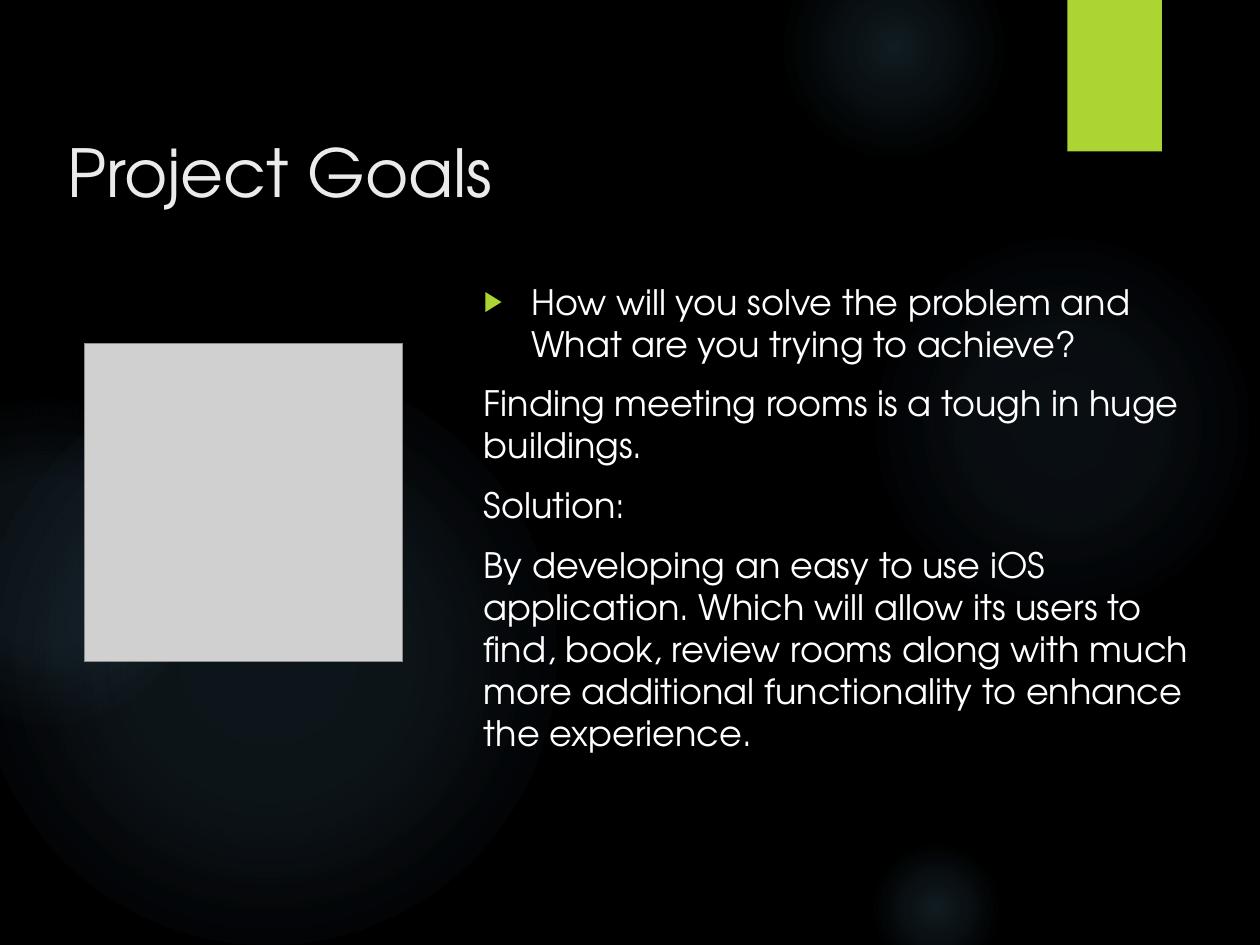
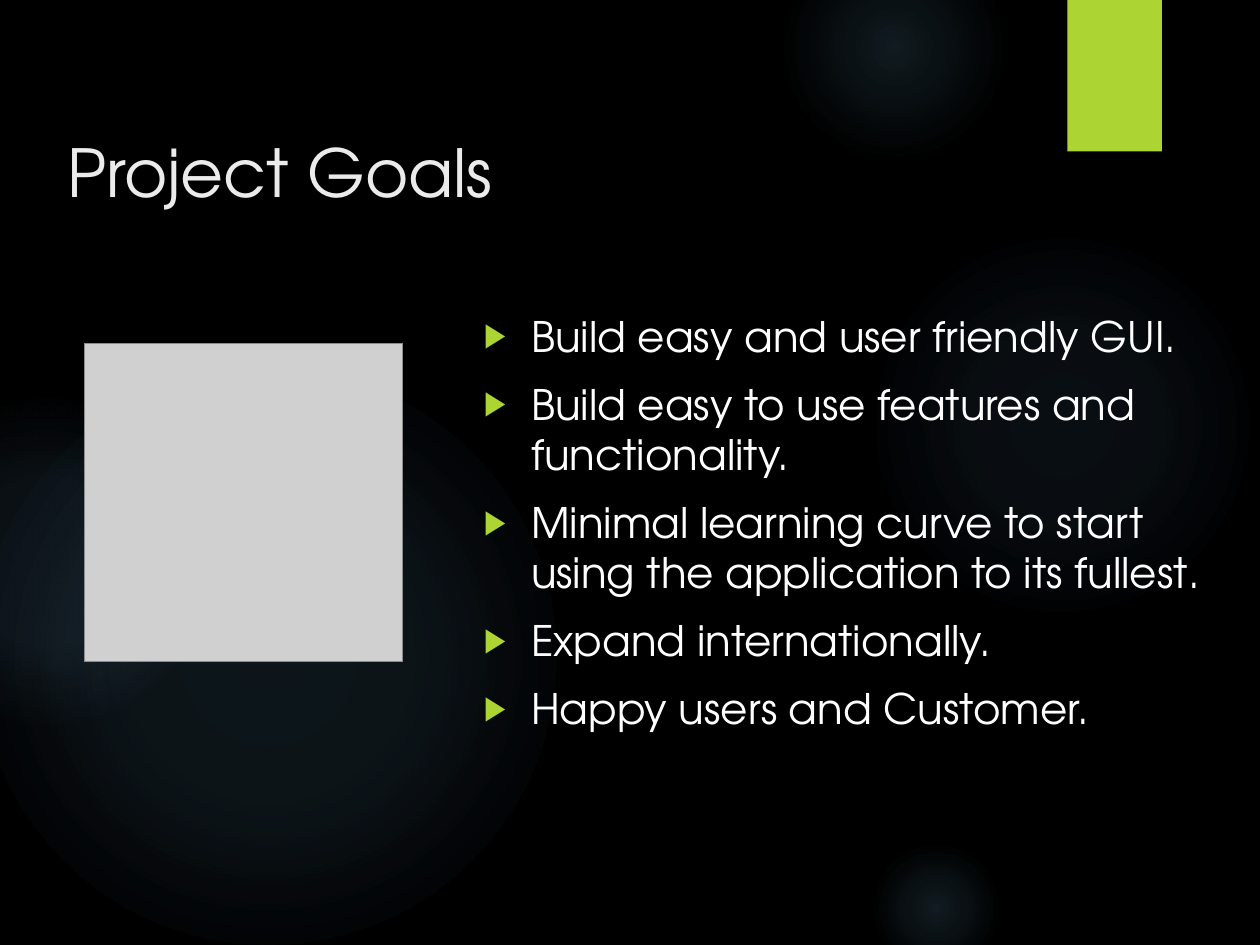
Before and after one commit to Virksaabnavjot/Documentation-MeetingRoom-Pro, a slide deck: slide 4 of Documentation/Final Presentaion/Presentation.pptx (slide 3 before the commit). Drawn at 1260x945 pixels with LibreOffice and Linux fonts; fonts in the diff are those of the drawing; grey boxes stand for pictures; background and template pictures are left out. Boxes give left, top, right and bottom in pixels: in the first picture for what was removed or moved away, otherwise in the second. Text is boxed around its words. In the diff, an @@ line names an element or a change of style, - is before the commit and + after.

```diff
--- a/Documentation/Final Presentaion/Presentation.pptx
+++ b/Documentation/Final Presentaion/Presentation.pptx
@@ text at box(531, 320, 1199, 732): text changed; size 20 to 24 pt @@
-▶ How will you solve the problem and What are you trying to achieve?
-Finding meeting rooms is a tough in huge buildings.
-Solution:
-By developing an easy to use iOS application. Which will allow its users to find, book, review rooms along with much more additional functionality to enhance the experience.
+▶ Build easy and user friendly GUI.
+▶ Build easy to use features and functionality.
+▶ Minimal learning curve to start using the application to its fullest.
+▶ Expand internationally.
+▶ Happy users and Customer.
```
Also in this commit, not shown: 14 other slides changed, 24 slides added, 4 slides removed, 1 other file.
